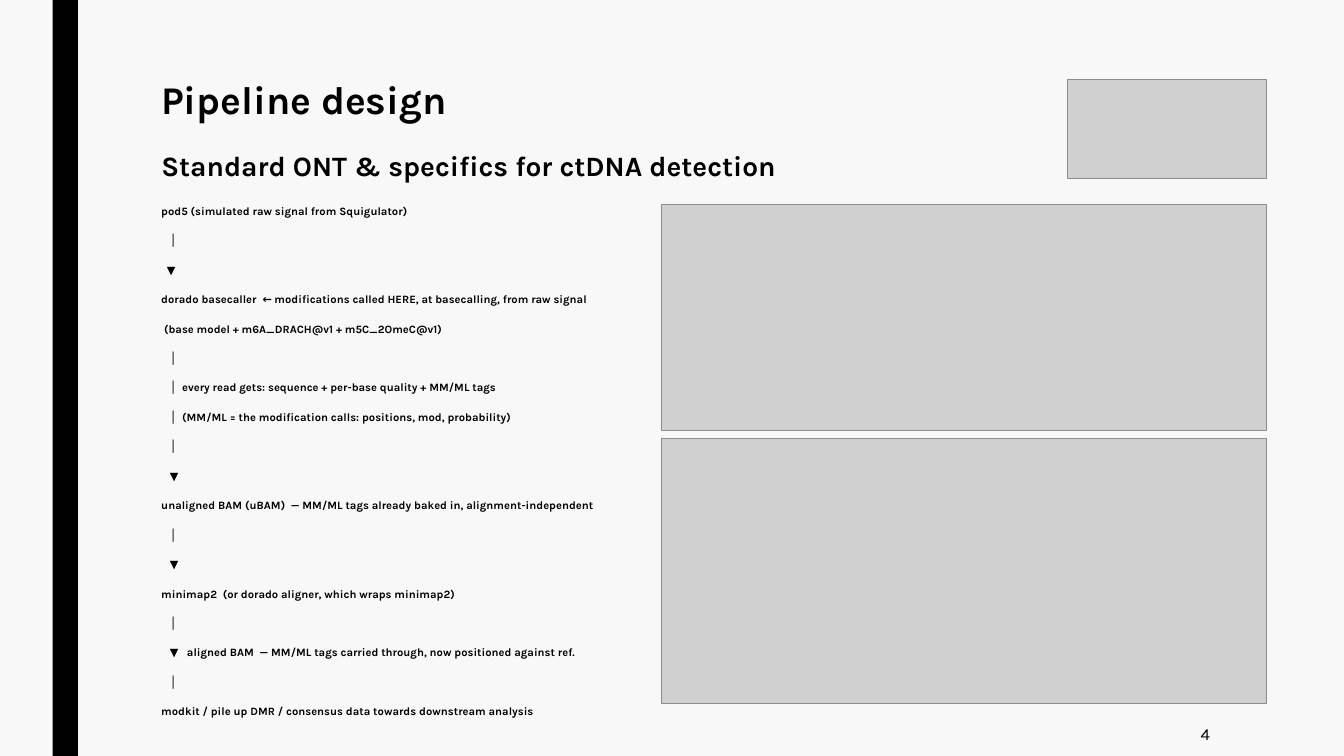
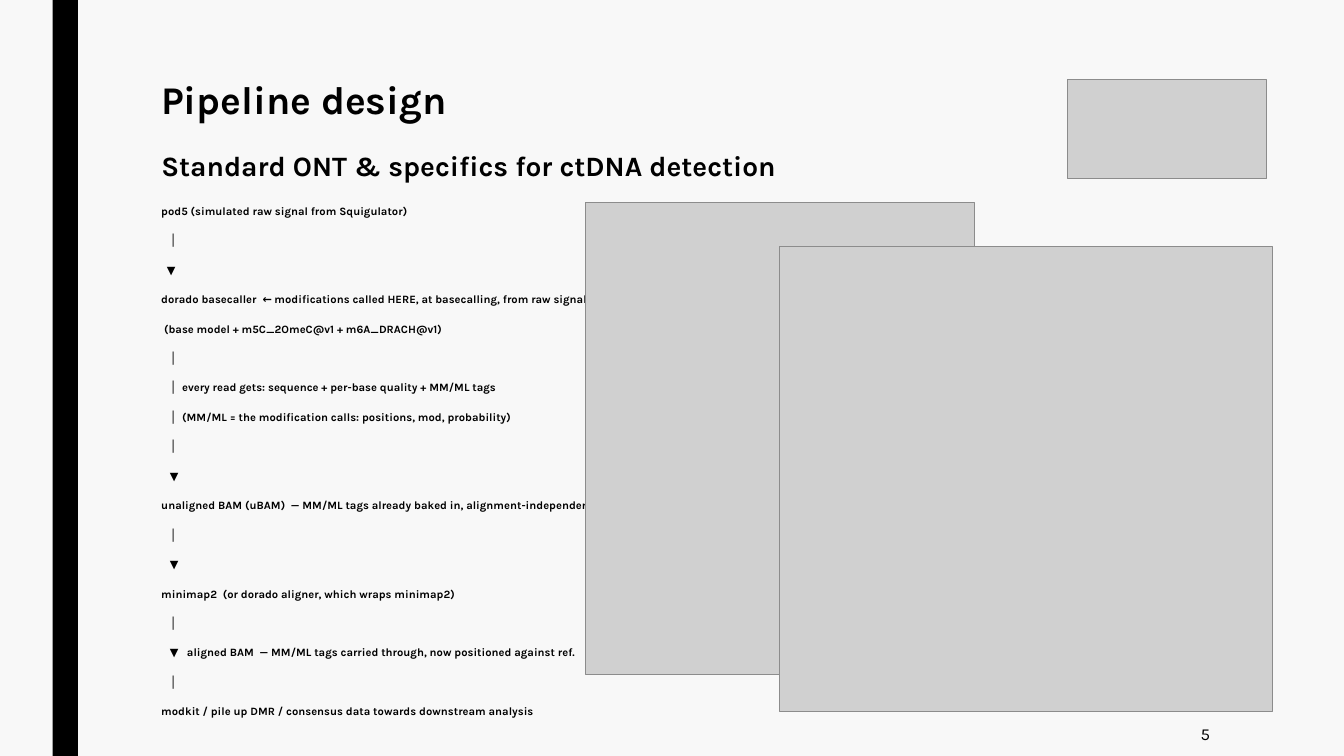
Before and after one commit to jurtasun/presentations, a slide deck: slide 10 of 202609_vhio_symposium/202609_vhio_technical.ppt. Drawn at 1344x756 pixels with LibreOffice and Linux fonts; fonts in the diff are those of the drawing; grey boxes stand for pictures. Boxes give left, top, right and bottom in pixels: in the first picture for what was removed or moved away, otherwise in the second. Text is boxed around its words. In the diff, an @@ line names an element or a change of style, - is before the commit and + after.

```diff
--- a/202609_vhio_symposium/202609_vhio_technical.ppt
+++ b/202609_vhio_symposium/202609_vhio_technical.ppt
@@ picture resized from (x1=661, y1=205, x2=1266, y2=431) to (x1=586, y1=203, x2=975, y2=675) @@
@@ picture resized from (x1=661, y1=439, x2=1266, y2=704) to (x1=780, y1=246, x2=1272, y2=711) @@
@@ text at (x1=164, y1=324, x2=442, y2=336): text changed @@
-(base model + m6A_DRACH@v1 + m5C_2OmeC@v1)
+(base model + m5C_2OmeC@v1 + m6A_DRACH@v1)
@@ text at (x1=1201, y1=729, x2=1210, y2=740): text changed @@
-4
+5
```
Also in this commit, not shown: 9 other slides changed, 6 other files.
